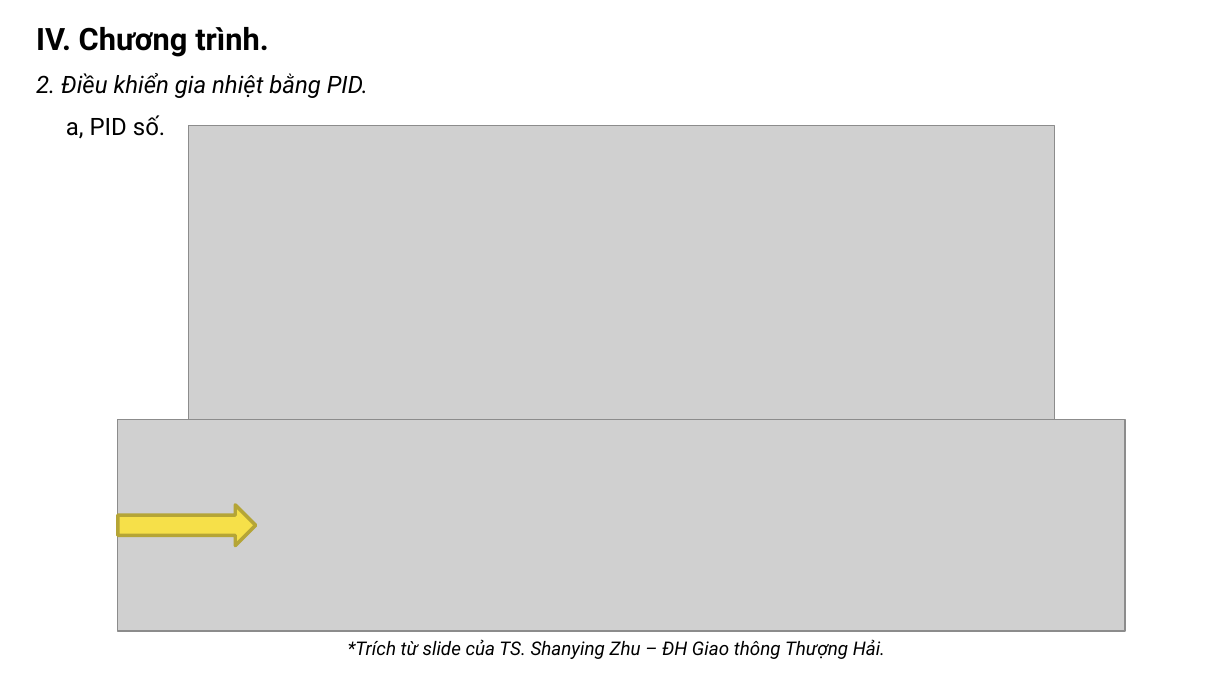
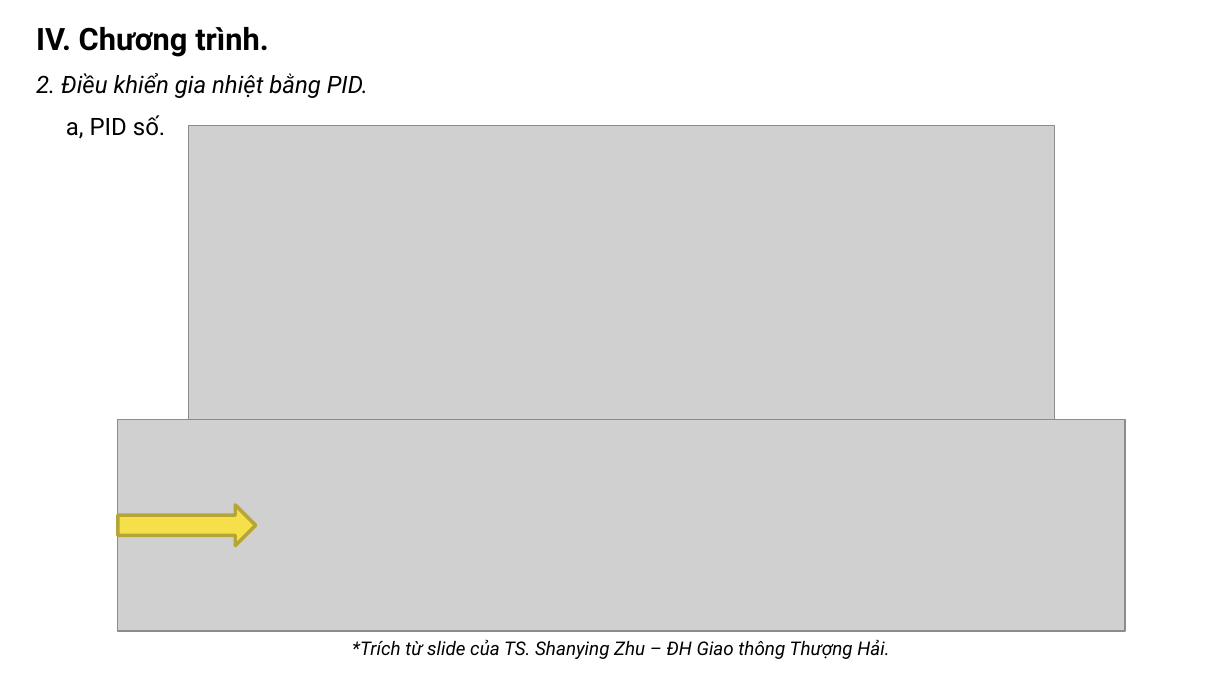
Before and after one commit to khanhnm08/HK_Egg_Incubator, a slide deck: slide 13 of Slide bao cao.pptx (slide 12 before the commit). Drawn at 1232x693 pixels with LibreOffice and Linux fonts; fonts in the diff are those of the drawing; grey boxes stand for pictures. Boxes give left, top, right and bottom in pixels: in the first picture for what was removed or moved away, otherwise in the second. Text is boxed around its words. In the diff, an @@ line names an element or a change of style, - is before the commit and + after.

```diff
--- a/Slide bao cao.pptx
+++ b/Slide bao cao.pptx
@@ text "*Trích từ slide của TS. ...": place and size @@
-text "*Trích từ slide của TS. ..." at [348, 639, 885, 659]
+text "*Trích từ slide của TS. ..." at [352, 639, 889, 659]
```
Also in this commit, not shown: 5 other slides changed, 1 slide added, 11 other files.
